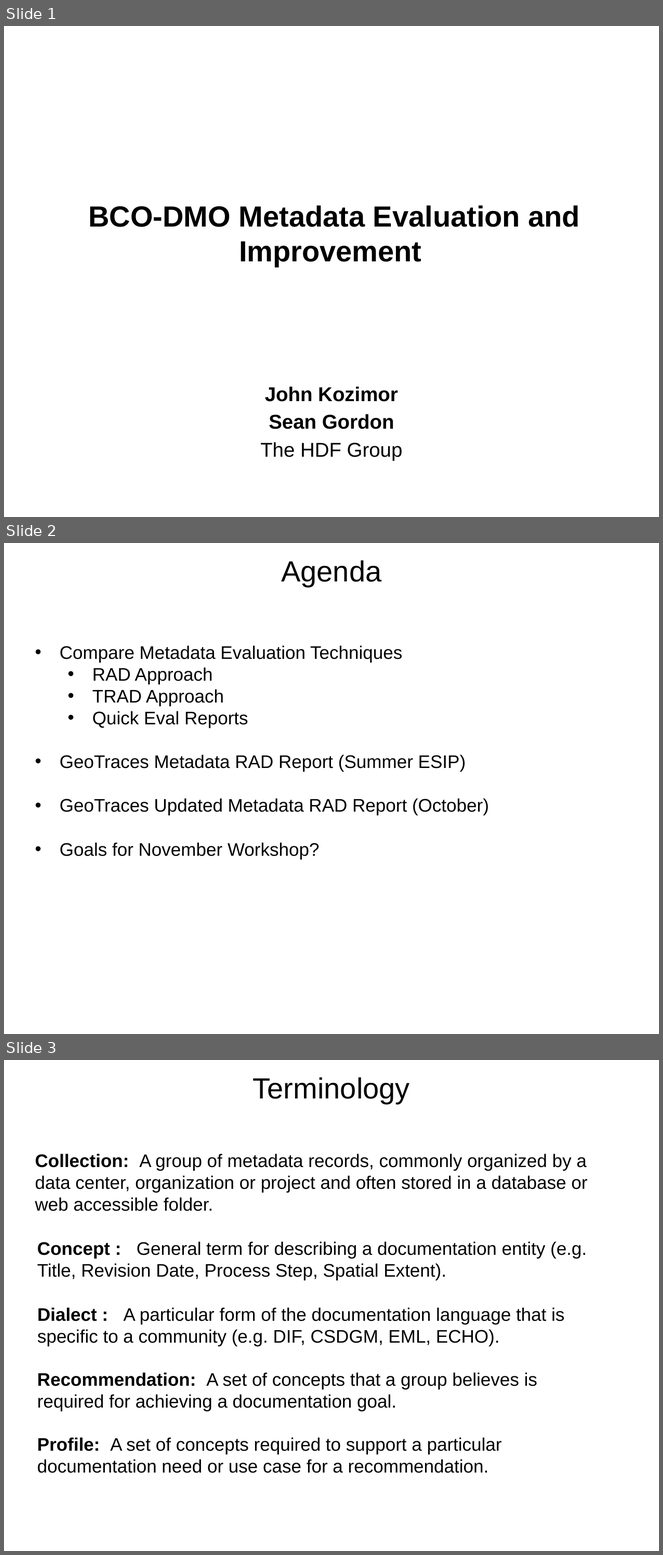
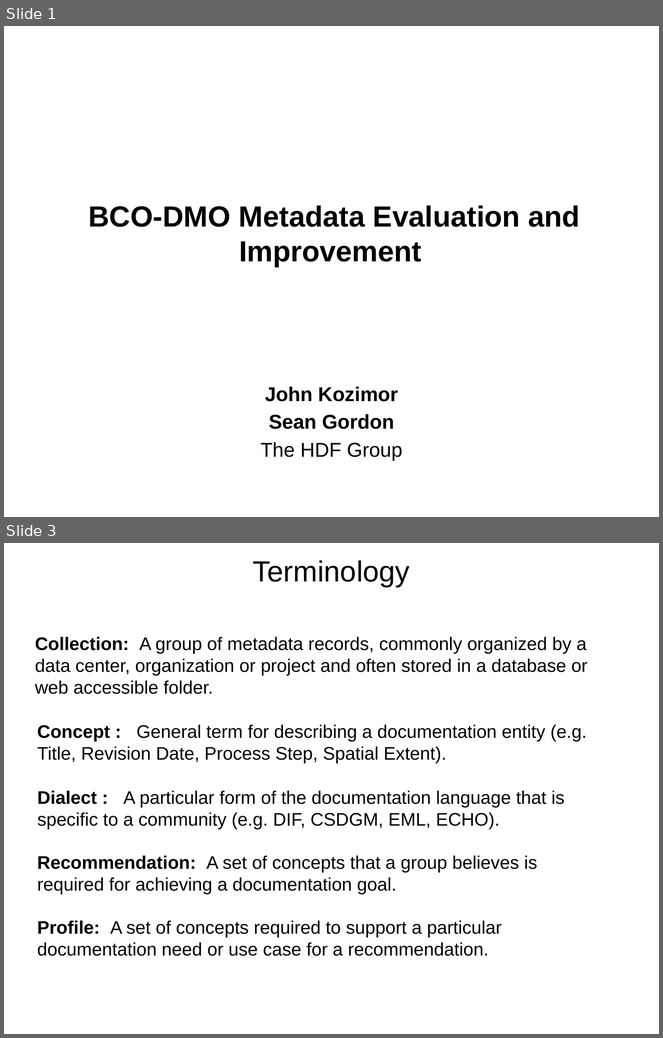
Before and after one commit to scgordon/ConceptMining, a slide deck: Presentations/IEDA_RAD_initial.pptx. Shown one above the other, each under a label of ours: slides 1, 2 and 3 before the commit, slides 1 and 3 after it; the slides between them are not shown. The pictures are 663x1555 and 663x1038 pixels, drawn with LibreOffice and Linux fonts; fonts in the diff are those of the drawing; background and template pictures are left out. Boxes give left, top, right and bottom in pixels: in the first picture for what was removed or moved away, otherwise in the second. Text is boxed around its words. In the diff, an @@ line names an element or a change of style, - is before the commit and + after.

```diff
--- a/Presentations/IEDA_RAD_initial.pptx
+++ b/Presentations/IEDA_RAD_initial.pptx
@@ slide 2 removed at (4,543,659,1034), background picture (left out) @@
@@ title removed at (281,560,382,587) @@
-Agenda
@@ text removed at (60,645,489,859) @@
-• Compare Metadata Evaluation Techniques
-  • RAD Approach
-  • TRAD Approach
-  • Quick Eval Reports
-• GeoTraces Metadata RAD Report (Summer ESIP)
-• GeoTraces Updated Metadata RAD Report (October)
-• Goals for November Workshop?
```
Also in this commit, not shown: 1 slide changed, 1 slide added, 1 other file.
